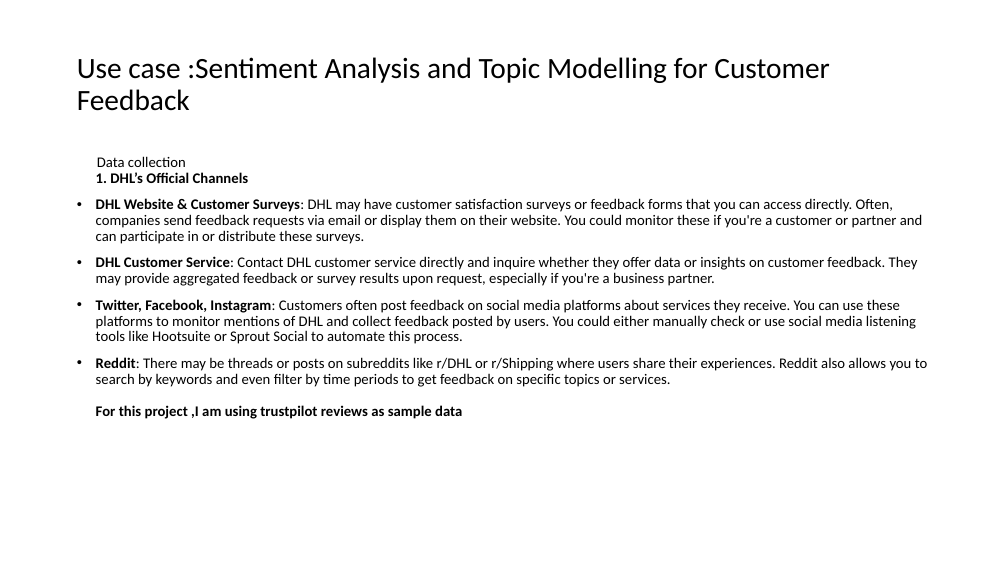
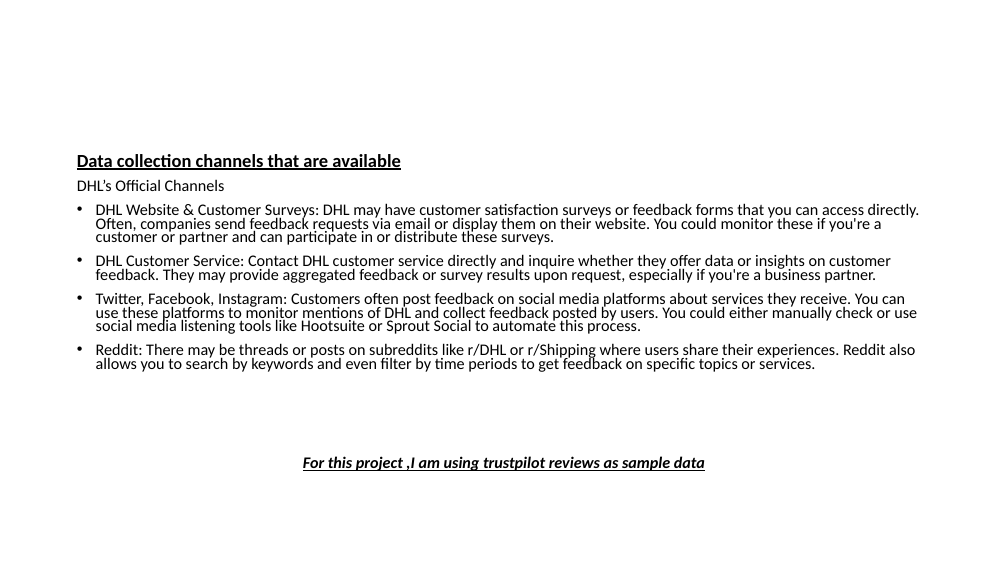
Before and after one commit to ShiviV/DHL-Sentiment-and-Topic-modelling, a slide deck: slide 4 of DHL Approach.pptm (slide 3 before the commit). Drawn at 1008x567 pixels with LibreOffice and Linux fonts; fonts in the diff are those of the drawing. Boxes give left, top, right and bottom in pixels: in the first picture for what was removed or moved away, otherwise in the second. Text is boxed around its words. In the diff, an @@ line names an element or a change of style, - is before the commit and + after.

```diff
--- a/DHL Approach.pptm
+++ b/DHL Approach.pptm
@@ title removed at (77, 57, 830, 111) @@
-Use case :Sentiment Analysis and Topic Modelling for Customer Feedback
@@ text at (77, 154, 400, 191): text changed; size 14 to 17.6 pt @@
-Data collection
-1. DHL’s Official Channels
+Data collection channels that are available
+DHL’s Official Channels
@@ text at (96, 203, 920, 334): size 14 to 15.4 pt in "DHL Website & Customer Surveys: DHL may ...", "DHL Customer Service: Contact DHL customer service ...", "Twitter, Facebook, Instagram: Customers often post feedback ..."; bold off in "DHL Website & Customer Surveys:", "DHL Customer Service:", "Twitter, Facebook, Instagram:"; line spacing 0.9 to 0.7 @@
@@ text at (96, 343, 915, 471): text changed; size 14 to 15.4 pt @@
-• Reddit: There may be threads or posts on subreddits like r/DHL or r/Shipping where users share their experiences. Reddit also allows you to search by keywords and even filter by time periods to get feedback on specific topics or services.
-  For this project ,I am using trustpilot reviews as sample data
+• Reddit: There may be threads or posts on subreddits like r/DHL or r/Shipping where users share their experiences. Reddit also allows you to search by keywords and even filter by time periods to get feedback on specific topics or services.
+For this project ,I am using trustpilot reviews as sample data
```
Also in this commit, not shown: 5 other slides changed, 3 slides added, 2 slides removed.
